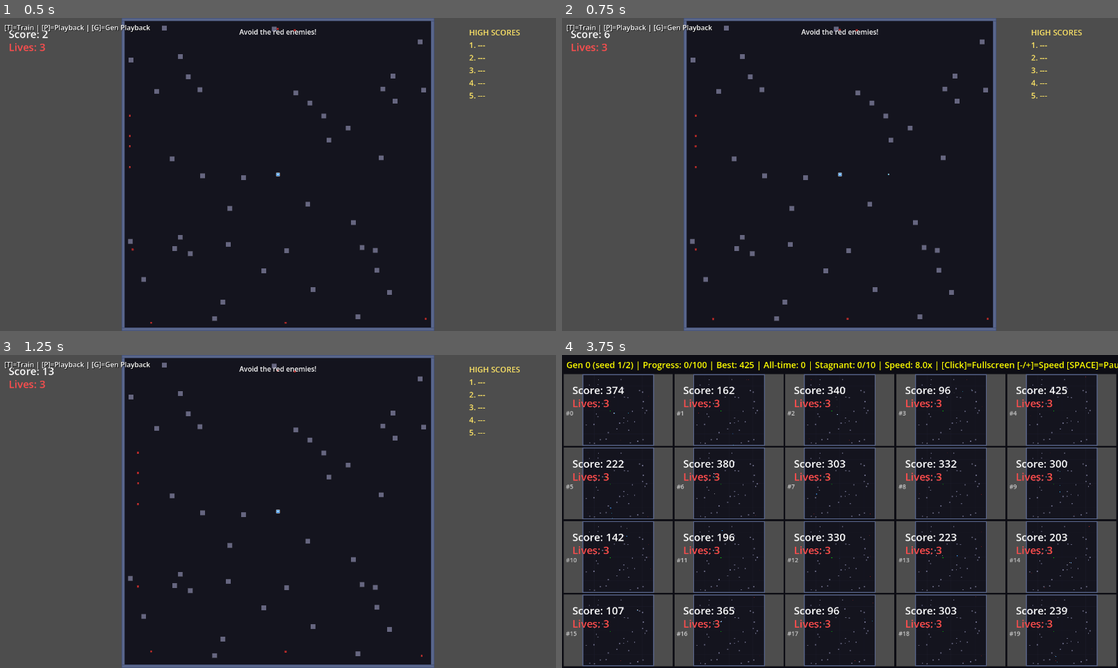
Above: before the commit, frames 1-4 (two rows, left to right).
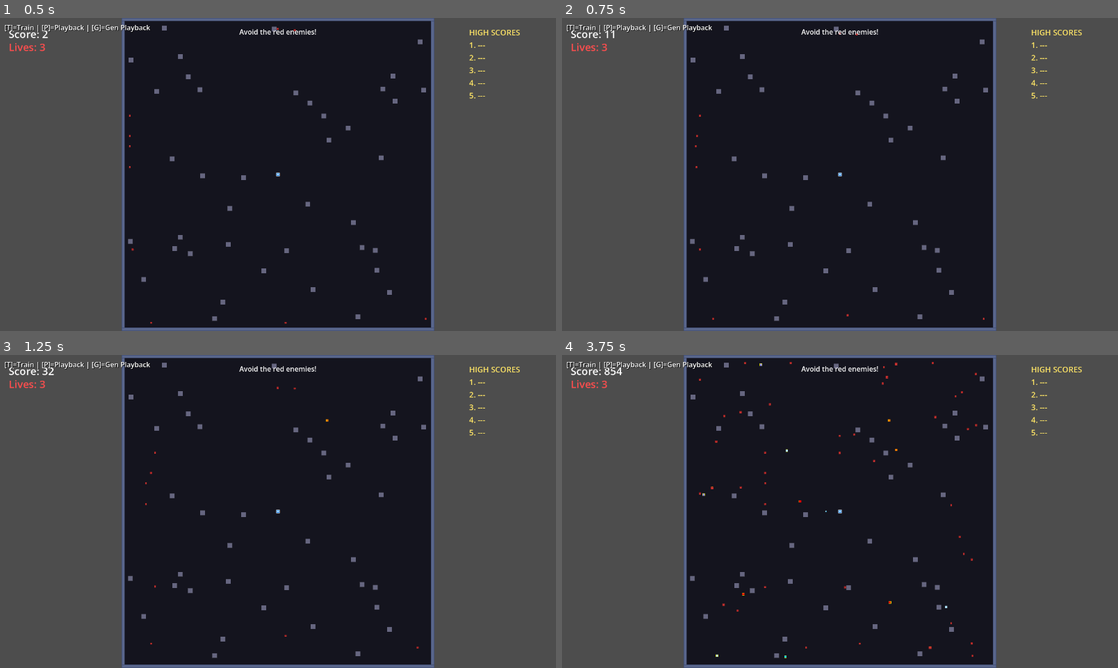
Above: after the commit, the same moments.

Repository: aryavolkan/evolve
Game: Godot game, scene res://main.tscn
Two runs of this game, one before a commit and one after it. Both use one fixed random seed, a clock stepped at 60 frames per second and the inputs below.
Inputs (mouse positions are in pixels of both pictures, inside the frame that each line leads up to):
- Up to frame 1 (0.5 s): no input
- Up to frame 2 (0.75 s): tap Enter (ui_accept) at 0.5 s; move the mouse to (962, 158) at 0.52 s; hold D (shoot_right) from 0.53 s (still down); hold T from 0.53 s (still down); click (962, 158) at 0.67 s
- Up to frame 3 (1.25 s): keep holding D (shoot_right); keep holding T; tap Enter (ui_accept) at 0.77 s; tap Shift at 0.8 s
- Up to frame 4 (3.75 s): move the mouse to (728, 527) at 1.27 s; release D (shoot_right) at 1.28 s; release T at 1.28 s; hold S (shoot_down) 1.28-2.03 s; tap Shift at 1.35, 2.3, 2.85 s; tap Enter (ui_accept) at 1.52, 3.02 s; tap T at 1.55, 3.05 s; move the mouse to (895, 442) at 2.02 s; hold D (shoot_right) 2.03-2.78 s; hold T 2.03-2.78 s; move the mouse to (812, 574) at 2.77 s; hold W (shoot_up) 2.78-3.53 s; click (812, 574) at 2.92 s; move the mouse to (1006, 558) at 3.52 s; hold A (shoot_left) from 3.53 s (still down); hold P from 3.53 s (still down)

Frame 1 is identical in both runs. In frame 2, less than 0.1% of the frame differs, in the area x 7-77%, y 3-97%; in frame 3, less than 0.1%; in frame 4, 51%, in the area x 0-100%, y 0-100%.

Commit message:
Increase default training speed from 8x to 16x
Co-Authored-By: Claude Opus 4.6 <noreply@anthropic.com>

Diff:
--- a/training_manager.gd
+++ b/training_manager.gd
@@ -201,7 +201,7 @@
 	population_size = int(_sweep_config.get("population_size", pop_size))
 	max_generations = int(_sweep_config.get("max_generations", generations))
 	evals_per_individual = int(_sweep_config.get("evals_per_individual", evals_per_individual))
-	time_scale = float(_sweep_config.get("time_scale", 8.0))  # Default to 8x speed for training
+	time_scale = float(_sweep_config.get("time_scale", 16.0))  # Default to 16x speed for training
 
 	var hidden_size = int(_sweep_config.get("hidden_size", 32))
 	var elite_count = int(_sweep_config.get("elite_count", 10))
